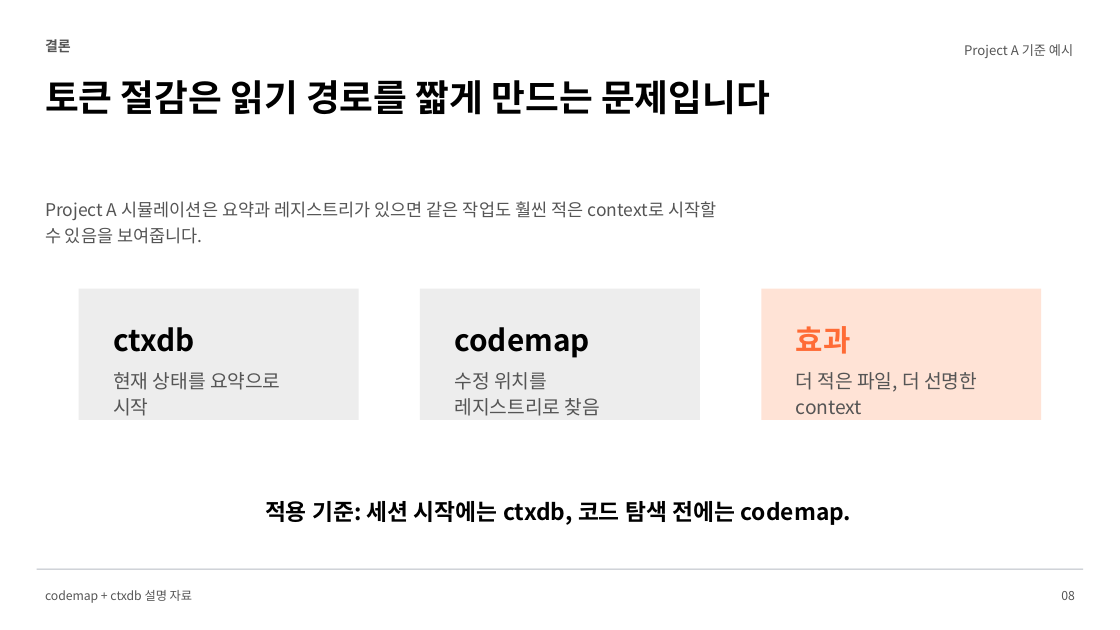
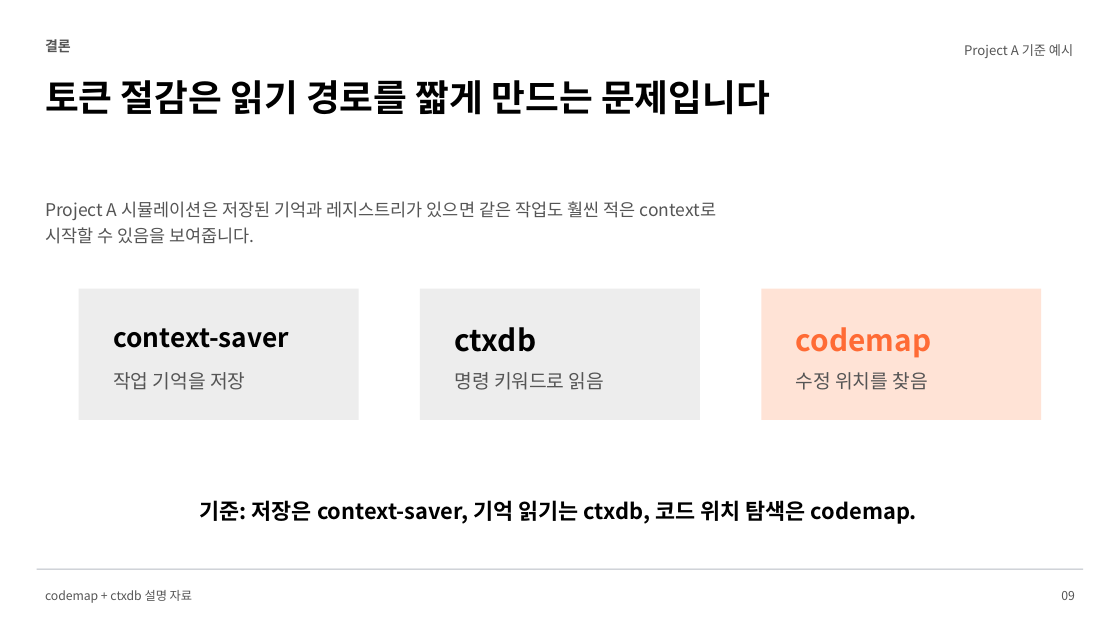
Before and after one commit to LigoSoo/pawpad, a slide deck: slide 9 of outputs/codemap-ctxdb-token-simulation.pptx (slide 8 before the commit). Drawn at 1120x630 pixels with LibreOffice and Linux fonts; fonts in the diff are those of the drawing. Boxes give left, top, right and bottom in pixels: in the first picture for what was removed or moved away, otherwise in the second. Text is boxed around its words. In the diff, an @@ line names an element or a change of style, - is before the commit and + after.

Commit message:
docs: clarify ctxdb saver workflow

```diff
--- a/outputs/codemap-ctxdb-token-simulation.pptx
+++ b/outputs/codemap-ctxdb-token-simulation.pptx
@@ text at [45, 201, 717, 244]: text changed @@
-Project A 시뮬레이션은 요약과 레지스트리가 있으면 같은 작업도 훨씬 적은 context로 시작할 수 있음을 보여줍니다.
+Project A 시뮬레이션은 저장된 기억과 레지스트리가 있으면 같은 작업도 훨씬 적은 context로 시작할 수 있음을 보여줍니다.
@@ text at [113, 328, 289, 348]: text changed; size 25.5 to 22.5 pt @@
-ctxdb
+context-saver
@@ text at [455, 327, 537, 352]: text changed @@
-codemap
+ctxdb
@@ text at [796, 327, 931, 358]: text changed @@
-효과
+codemap
@@ text at [113, 372, 245, 390]: text changed @@
-현재 상태를 요약으로 시작
+작업 기억을 저장
@@ text at [454, 372, 604, 390]: text changed @@
-수정 위치를 레지스트리로 찾음
+명령 키워드로 읽음
@@ text at [796, 372, 928, 390]: text changed @@
-더 적은 파일, 더 선명한 context
+수정 위치를 찾음
@@ text at [200, 500, 917, 524]: text changed; size 19.5 to 18.8 pt @@
-적용 기준: 세션 시작에는 ctxdb, 코드 탐색 전에는 codemap.
+기준: 저장은 context-saver, 기억 읽기는 ctxdb, 코드 위치 탐색은 codemap.
@@ text at [1061, 591, 1075, 600]: text changed @@
-08
+09
```
Also in this commit, not shown: 3 other slides changed, 3 slides added, 2 slides removed, 1 other file.
